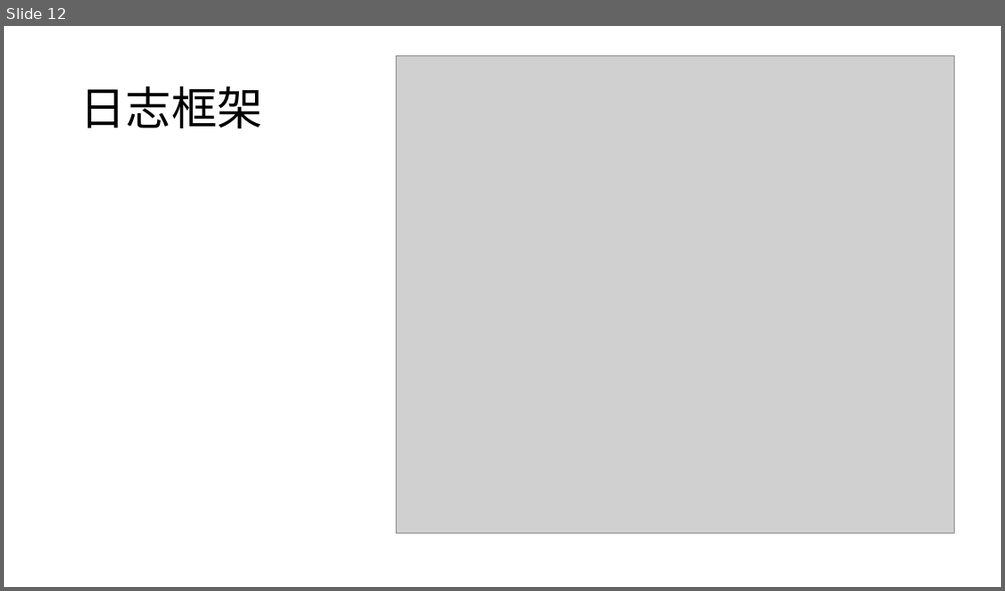
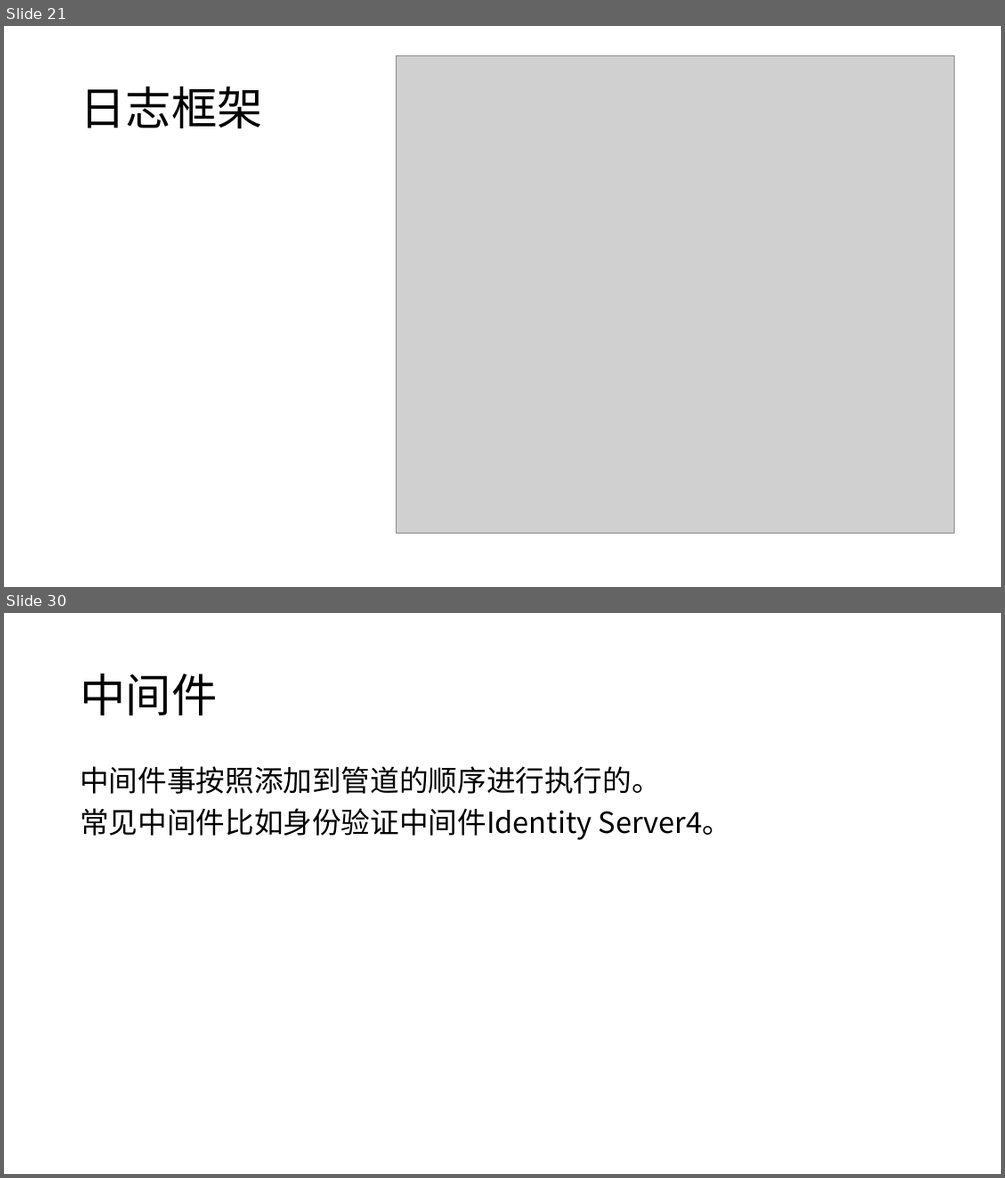
Before and after one commit to DarkRogerZz/TestCore, a slide deck: Word/.NET Core核心基础知识内容.pptx. Shown one above the other, each under a label of ours: slide 12 before the commit, slides 21 and 30 after it; the slides between them are not shown. The pictures are 1005x591 and 1005x1178 pixels, drawn with LibreOffice and Linux fonts; fonts in the diff are those of the drawing; grey boxes stand for pictures. Boxes give left, top, right and bottom in pixels: in the first picture for what was removed or moved away, otherwise in the second. Text is boxed around its words. In the diff, an @@ line names an element or a change of style, - is before the commit and + after.

```diff
--- a/Word/.NET Core核心基础知识内容.pptx
+++ b/Word/.NET Core核心基础知识内容.pptx
@@ slide 30 added at [4, 613, 1001, 1174], background #FFFFFF @@
@@ title added at [80, 674, 217, 715], 44 pt, text #000000 @@
+中间件
@@ text added at [80, 766, 731, 840], 28 pt, text #000000 @@
+中间件事按照添加到管道的顺序进行执行的。
+常见中间件比如身份验证中间件Identity Server4。
@@ what was slide 12 is now slide 21 @@
```
Also in this commit, not shown: 3 slides changed, 16 other slides added, 8 other files.
